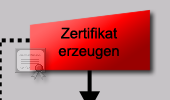
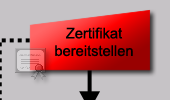
Layer changes from the first 170px x 100px image to the second:
renamed "Zertifikat erzeugen" to "Zertifikat bereitstellen", painted on it over 55, 27, 133, 60
